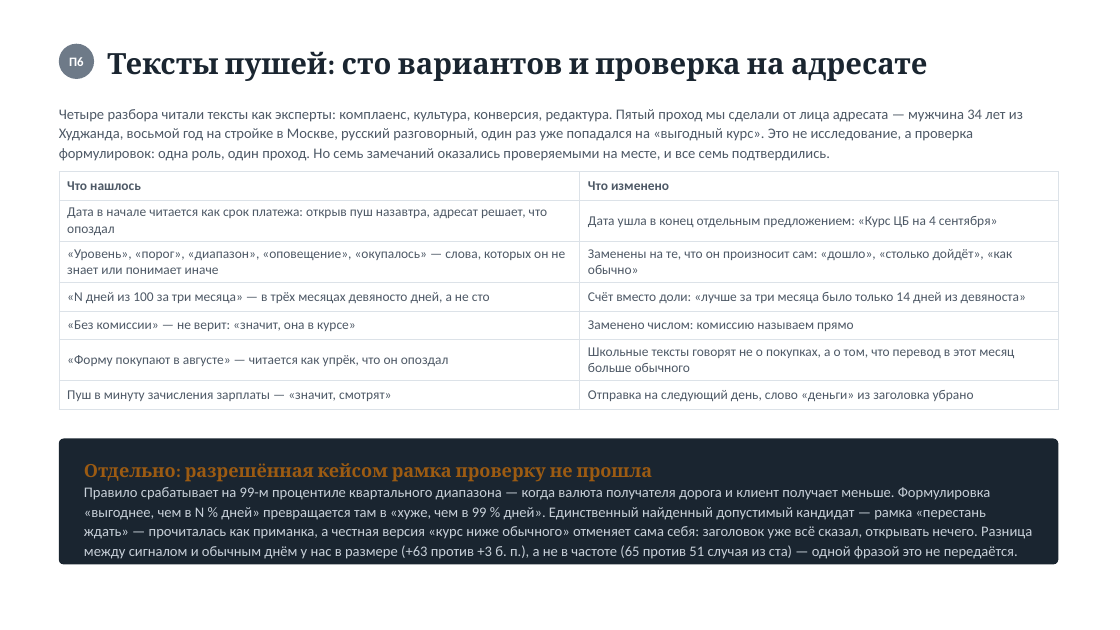
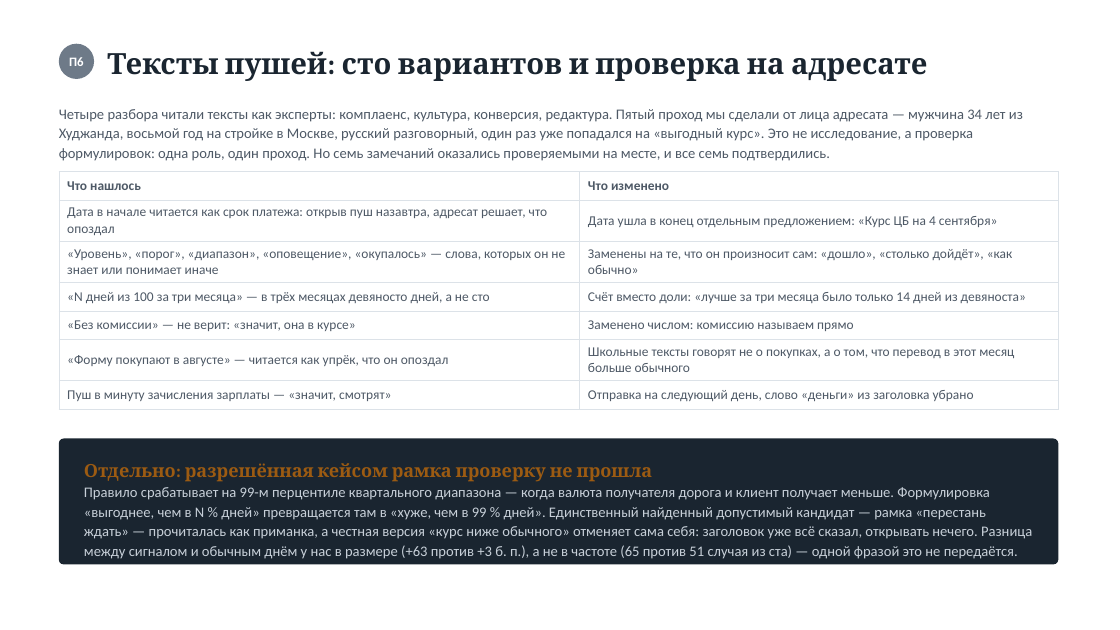
Before and after one commit to tarma3v/international_transfers_signals, a slide deck: slide 13 of submission/prezentaciya-finalnaya.pptx. Drawn at 1120x630 pixels with LibreOffice and Linux fonts; fonts in the diff are those of the drawing. Boxes give left, top, right and bottom in pixels: in the first picture for what was removed or moved away, otherwise in the second. Text is boxed around its words. In the diff, an @@ line names an element or a change of style, - is before the commit and + after.

```diff
--- a/submission/prezentaciya-finalnaya.pptx
+++ b/submission/prezentaciya-finalnaya.pptx
@@ text at <box>84,487,1032,559</box>: text changed @@
-Правило срабатывает на 99-м процентиле квартального диапазона — когда валюта получателя дорога и клиент получает меньше. Формулировка «выгоднее, чем в N % дней» превращается там в «хуже, чем в 99 % дней». Единственный найденный допустимый кандидат — рамка «перестань ждать» — прочиталась как приманка, а честная версия «курс ниже обычного» отменяет сама себя: заголовок уже всё сказал, открывать нечего. Разница между сигналом и обычным днём у нас в размере (+63 против +3 б. п.), а не в частоте (65 против 51 случая из ста) — одной фразой это не передаётся.
+Правило срабатывает на 99-м перцентиле квартального диапазона — когда валюта получателя дорога и клиент получает меньше. Формулировка «выгоднее, чем в N % дней» превращается там в «хуже, чем в 99 % дней». Единственный найденный допустимый кандидат — рамка «перестань ждать» — прочиталась как приманка, а честная версия «курс ниже обычного» отменяет сама себя: заголовок уже всё сказал, открывать нечего. Разница между сигналом и обычным днём у нас в размере (+63 против +3 б. п.), а не в частоте (65 против 51 случая из ста) — одной фразой это не передаётся.
```
Also in this commit, not shown: 2 other slides changed, 33 other files.
